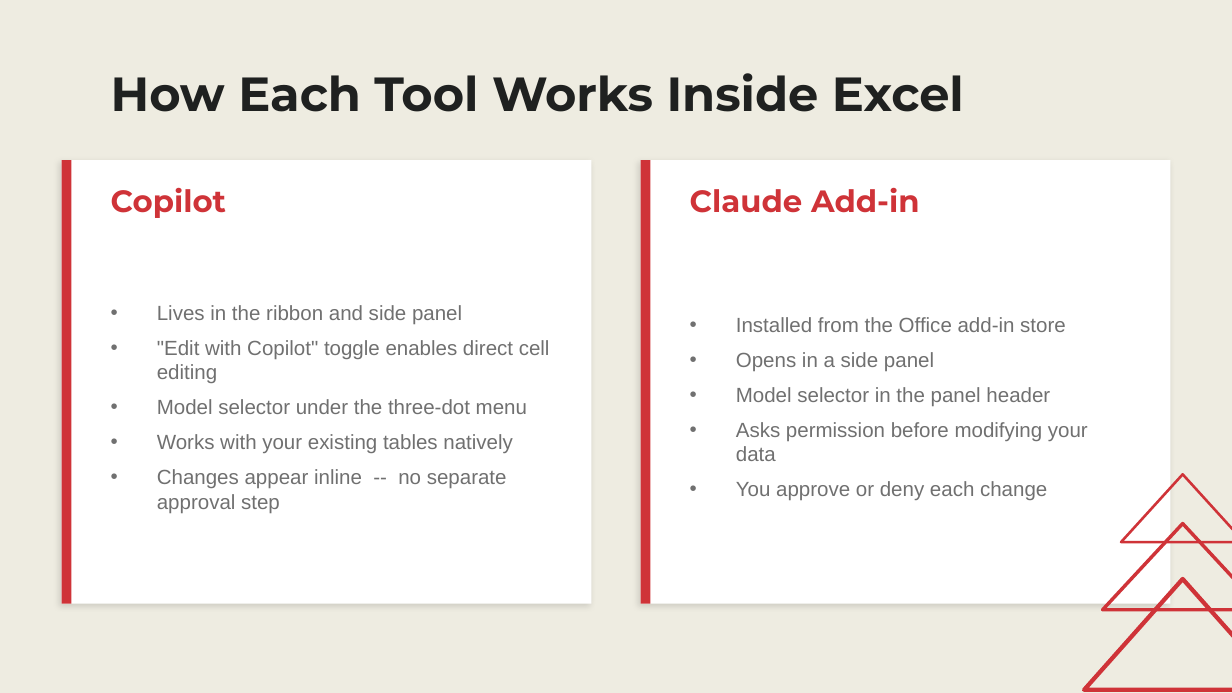
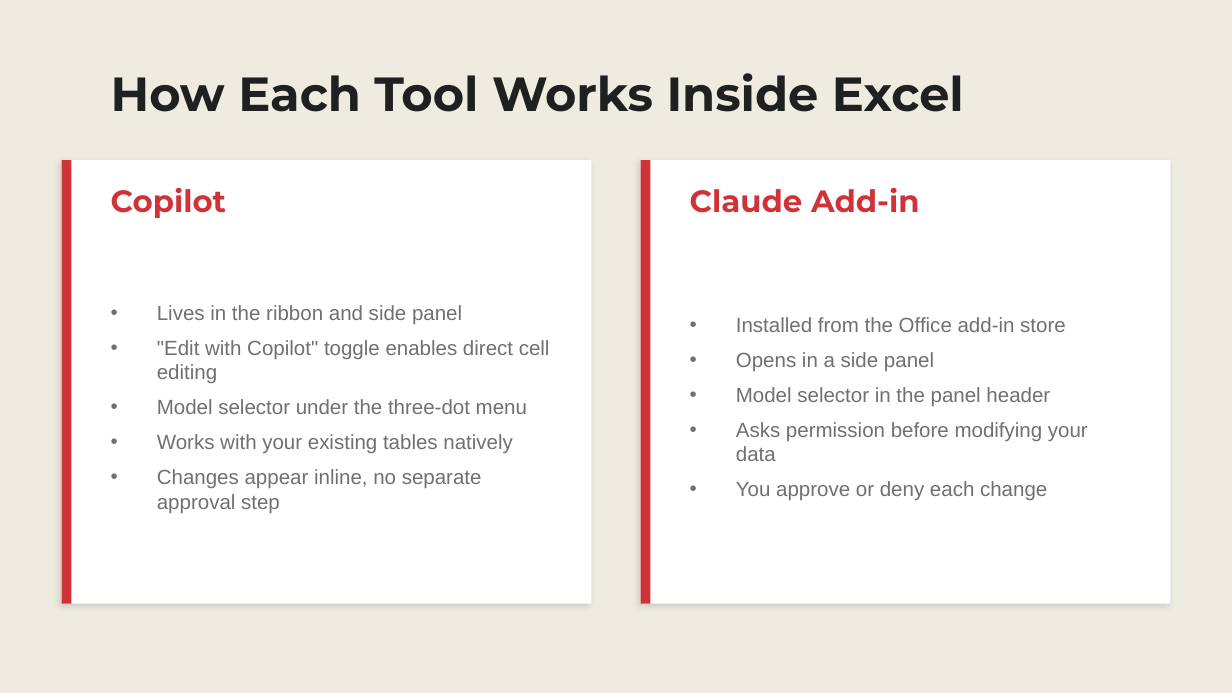
Before and after one commit to stringfestdata/copilot-opus-vs-claude-excel-addin, a slide deck: slide 6 of Copilot vs Claude Slides.pptx. Drawn at 1232x693 pixels with LibreOffice and Linux fonts; fonts in the diff are those of the drawing. Boxes give left, top, right and bottom in pixels: in the first picture for what was removed or moved away, otherwise in the second. Text is boxed around its words. In the diff, an @@ line names an element or a change of style, - is before the commit and + after.

```diff
--- a/Copilot vs Claude Slides.pptx
+++ b/Copilot vs Claude Slides.pptx
@@ text at bbox=[157, 469, 482, 513]: text changed @@
-• Changes appear inline -- no separate approval step
+• Changes appear inline, no separate approval step
@@ triangle removed at bbox=[1121, 474, 1232, 542] @@
@@ triangle removed at bbox=[1103, 524, 1232, 610] @@
@@ triangle removed at bbox=[1084, 579, 1232, 690] @@
```
Also in this commit, not shown: 24 other slides changed, 5 other files.
